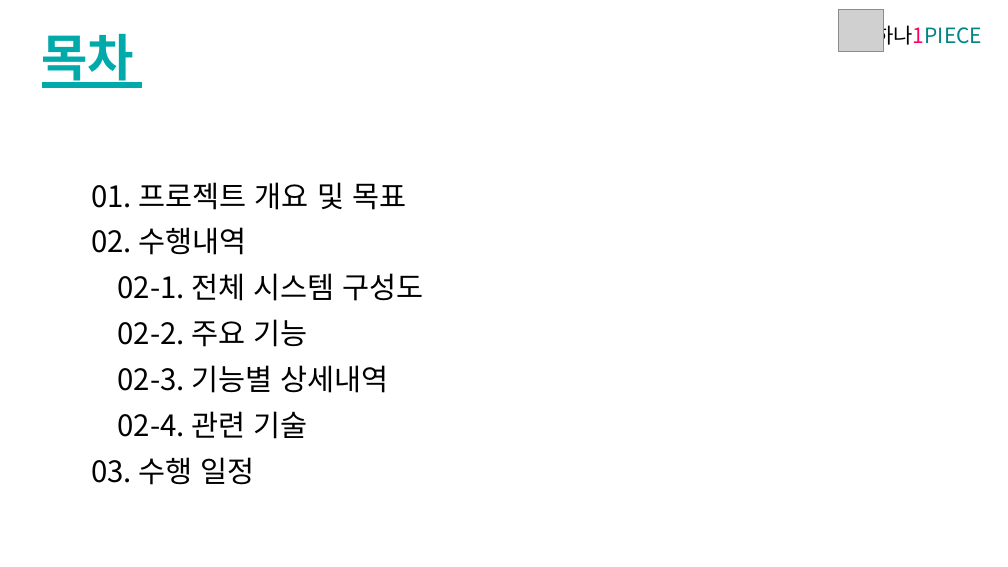
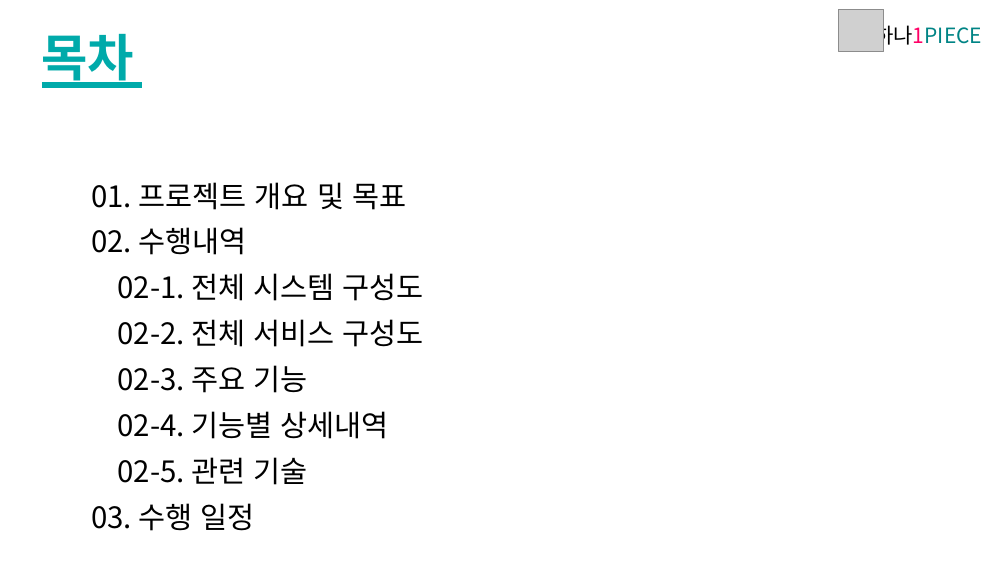
Before and after one commit to pkd98/hana1PIECE, a slide deck: slide 2 of 산출물/프로젝트수행계획서/2360340008_박경덕_하나1PIECE조각투자중계플랫폼_수행계획서.pptx. Drawn at 1008x567 pixels with LibreOffice and Linux fonts; fonts in the diff are those of the drawing; grey boxes stand for pictures. Boxes give left, top, right and bottom in pixels: in the first picture for what was removed or moved away, otherwise in the second. Text is boxed around its words. In the diff, an @@ line names an element or a change of style, - is before the commit and + after.

Commit message:
Add: 서비스 구조도

```diff
--- a/산출물/프로젝트수행계획서/2360340008_박경덕_하나1PIECE조각투자중계플랫폼_수행계획서.pptx
+++ b/산출물/프로젝트수행계획서/2360340008_박경덕_하나1PIECE조각투자중계플랫폼_수행계획서.pptx
@@ text at (118, 319, 424, 485): text changed @@
-02-2. 주요 기능
-02-3. 기능별 상세내역
-02-4. 관련 기술
+02-2. 전체 서비스 구성도
+02-3. 주요 기능
+02-4. 기능별 상세내역
+02-5. 관련 기술
```
Also in this commit, not shown: 3 other slides changed, 1 slide added, 4 other files.
